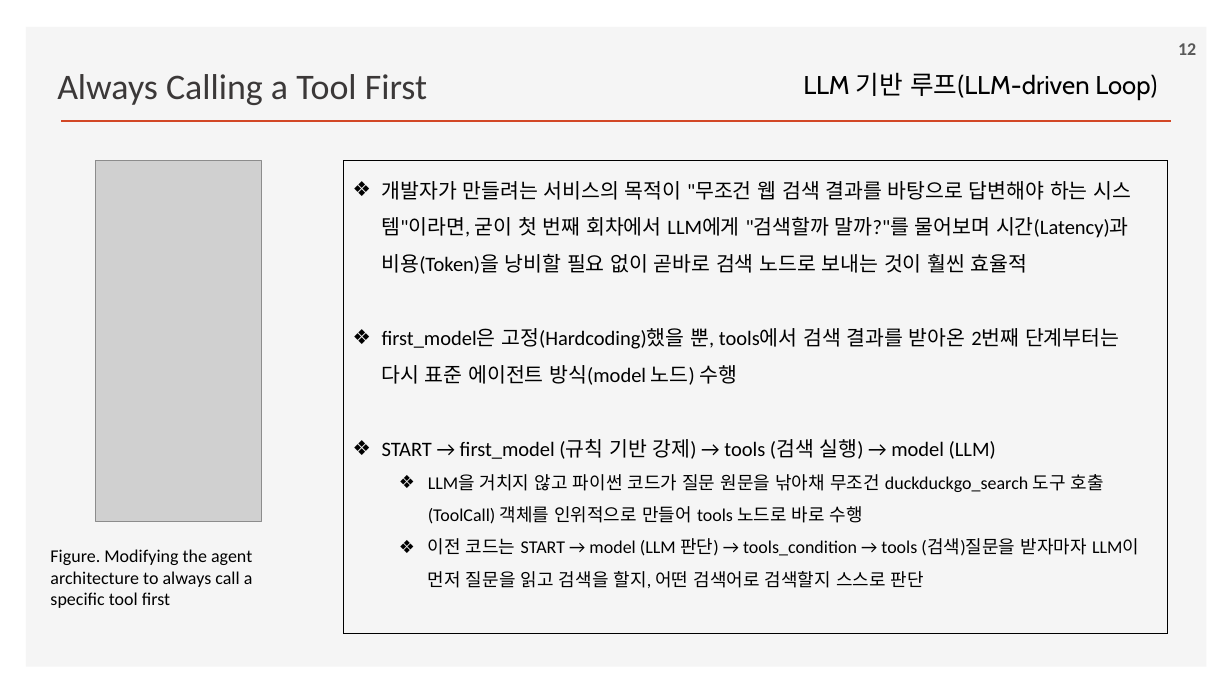
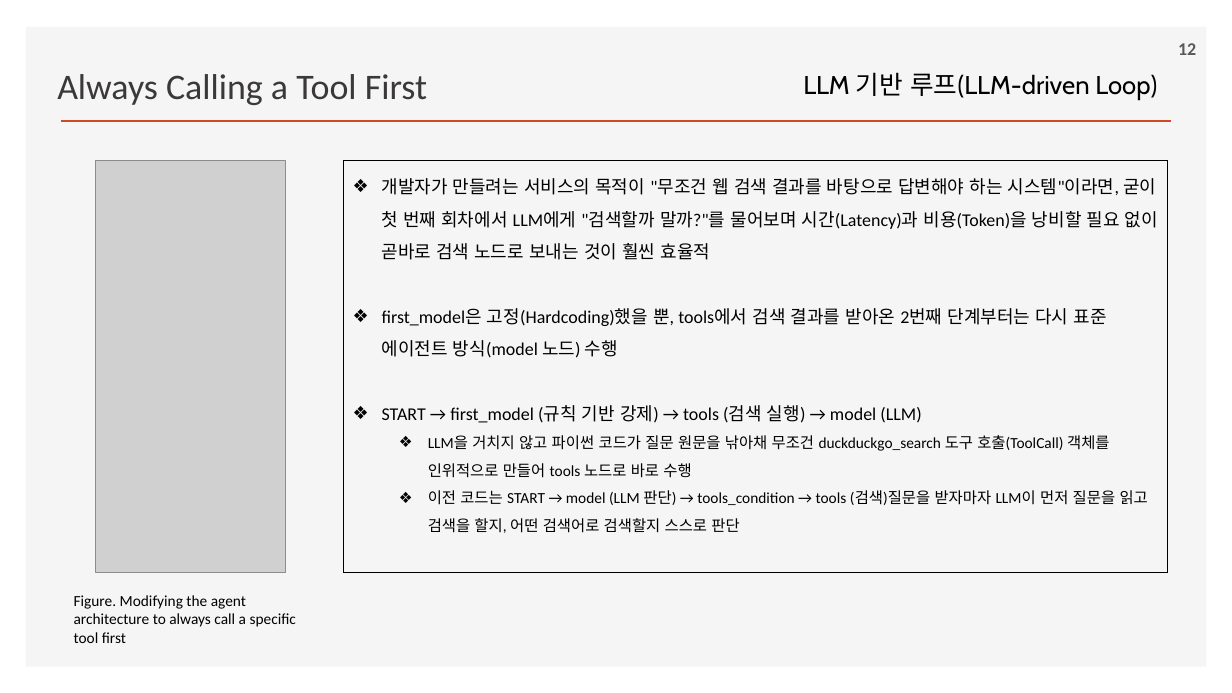
Before and after one commit to ancestor9/2026_Fall_Learning-Langchain-AI-Agent, a slide deck: slide 12 of ppts/CHAPTER 6 Agent Architecture.pptx. Drawn at 1232x693 pixels with LibreOffice and Linux fonts; fonts in the diff are those of the drawing; grey boxes stand for pictures; background and template pictures are left out. Boxes give left, top, right and bottom in pixels: in the first picture for what was removed or moved away, otherwise in the second. Text is boxed around its words. In the diff, an @@ line names an element or a change of style, - is before the commit and + after.

```diff
--- a/ppts/CHAPTER 6 Agent Architecture.pptx
+++ b/ppts/CHAPTER 6 Agent Architecture.pptx
@@ picture: place and size @@
-picture at <box>95,161,262,522</box>
+picture at <box>95,161,286,573</box>
@@ rectangle "개발자가 만들려는 서비스의 목적이 "무조건 ...": place and size @@
-rectangle "개발자가 만들려는 서비스의 목적이 "무조건 ..." at <box>344,161,1168,633</box>
+rectangle "개발자가 만들려는 서비스의 목적이 "무조건 ..." at <box>344,161,1168,573</box>
@@ rectangle "개발자가 만들려는 서비스의 목적이 "무조건 ..." at <box>344,161,1168,573</box>: size 16 to 14 pt in "개발자가 만들려는 서비스의 목적이 "무조건 웹 검색 ...", "first_model은 고정(Hardcoding)했을 뿐, tools에서 검색 결과를 받아온 ...", "START → first_model (규칙 기반 강제) → ..."; size 14 to 12 pt in "LLM을 거치지 않고 파이썬 코드가 질문 원문을 ...", "이전 코드는 START → model (LLM 판단) ..." @@
@@ text "Figure. Modifying the agent architecture ...": place and size @@
-text "Figure. Modifying the agent architecture ..." at <box>50,549,253,608</box>
+text "Figure. Modifying the agent architecture ..." at <box>74,595,296,643</box>
@@ text "Figure. Modifying the agent architecture ..." at <box>74,595,296,643</box>: size 14 to 12 pt @@
```
Also in this commit, not shown: 8 other slides changed.
